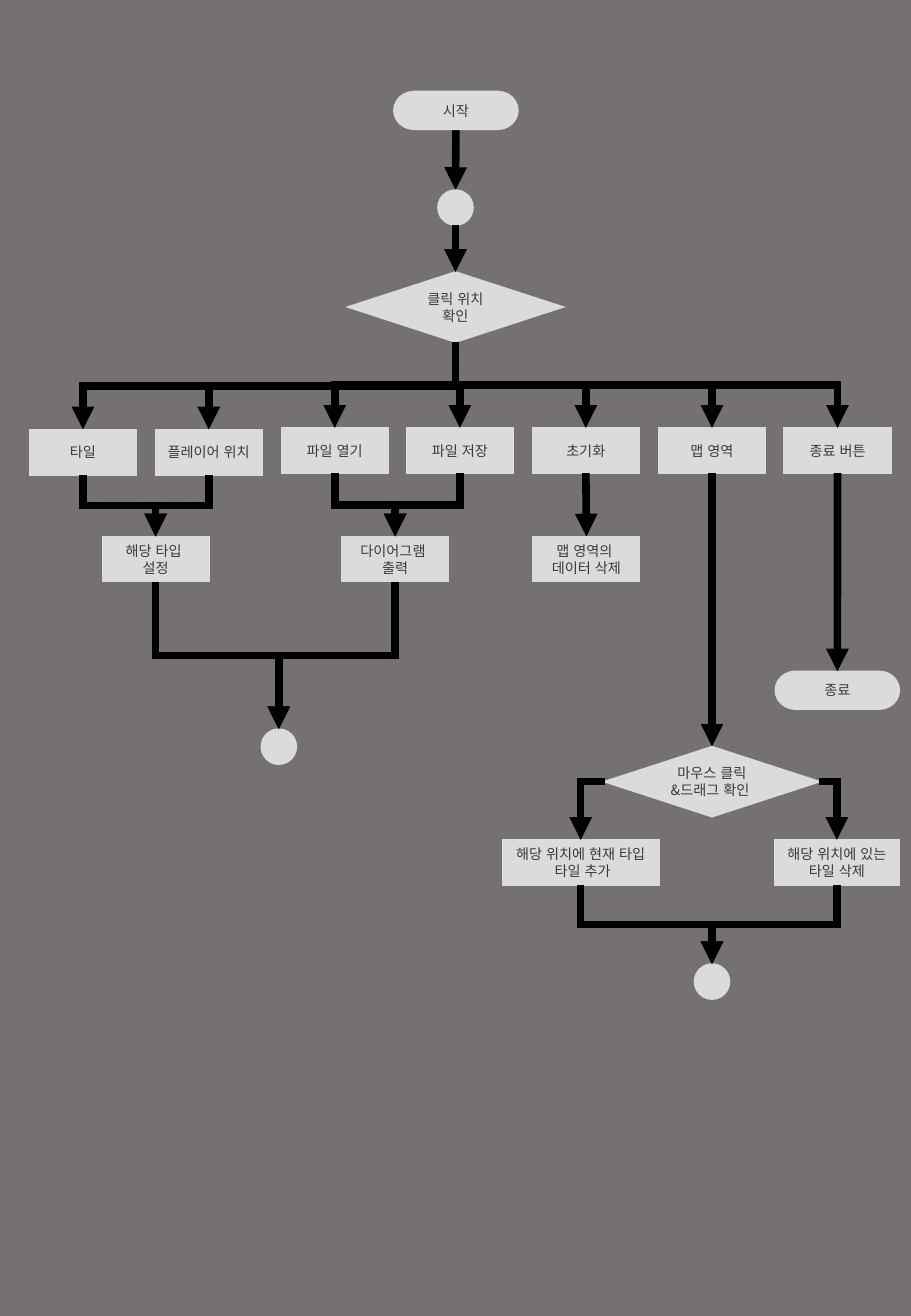
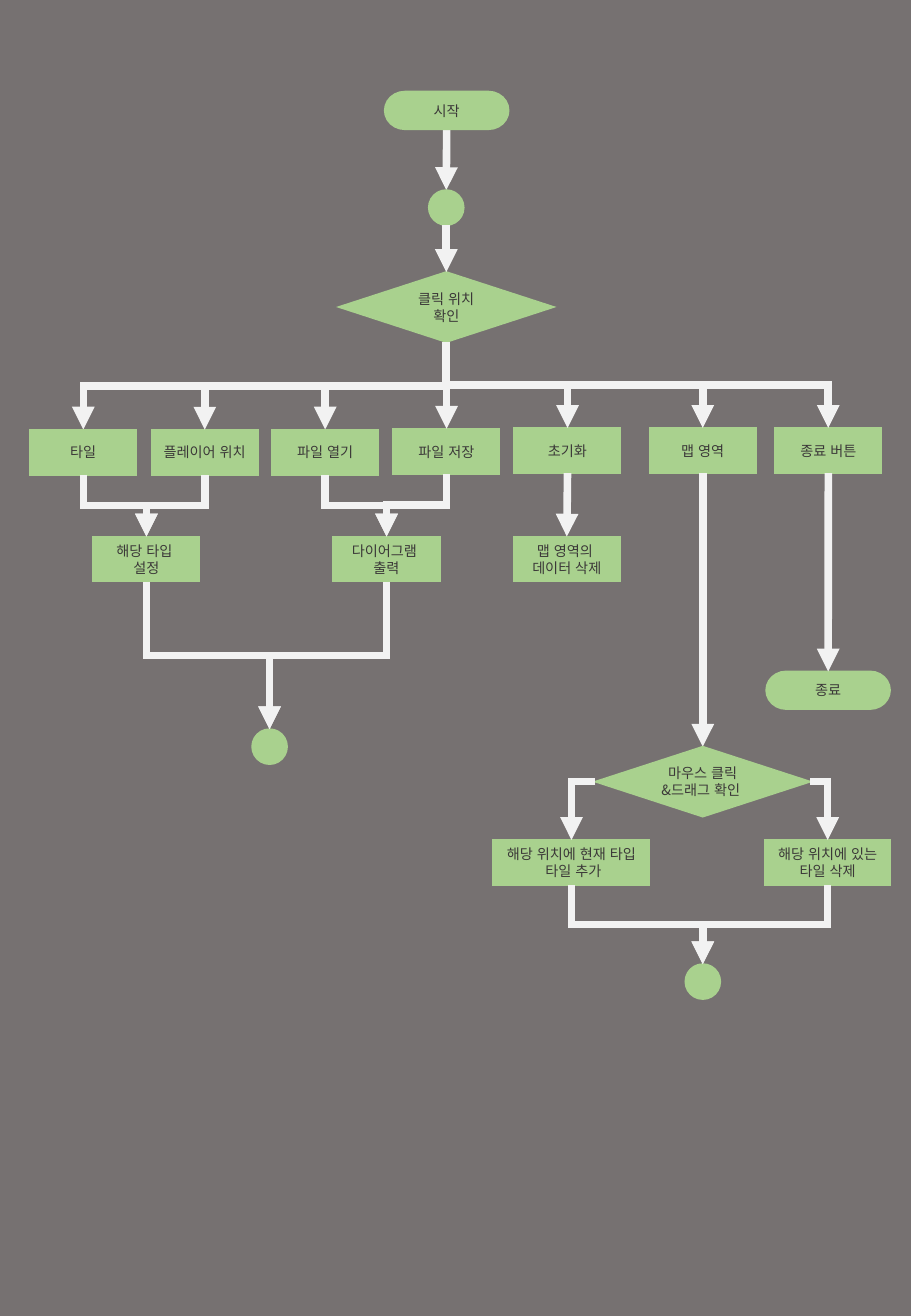
Before and after one commit to tireDep/InhaUniv_winAPI_Project, a slide deck: slide 3 of 발표 자료/최종 발표 자료/순서도.pptx. Drawn at 911x1316 pixels with LibreOffice and Linux fonts; fonts in the diff are those of the drawing. Boxes give left, top, right and bottom in pixels: in the first picture for what was removed or moved away, otherwise in the second. Text is boxed around its words. In the diff, an @@ line names an element or a change of style, - is before the commit and + after.

```diff
--- a/발표 자료/최종 발표 자료/순서도.pptx
+++ b/발표 자료/최종 발표 자료/순서도.pptx
@@ arrow (447, 129) - (446, 189): stroke #000000 4.5 pt to #F2F2F2 4.5 pt @@
@@ fill #DBDBDB to #A9D18E; outline #DBDBDB 1 pt to #A9D18E 1 pt in 19 elements at <box>30,430,137,475</box>, <box>152,430,259,475</box>, <box>339,272,554,343</box>, <box>385,91,509,129</box>, <box>94,537,200,582</box>, <box>650,428,757,473</box>, <box>333,537,440,582</box>, <box>766,672,890,709</box>, <box>775,428,882,473</box>, <box>595,747,810,817</box>, <box>493,841,650,885</box>, <box>765,841,890,885</box>, <box>272,430,379,475</box>, <box>394,429,500,474</box>, <box>514,428,621,473</box>, <box>514,537,621,582</box>, <box>253,729,288,764</box>, <box>685,964,720,1000</box>, <box>429,189,464,225</box> @@
@@ arrow (446, 225) - (446, 272): stroke #000000 4.5 pt to #F2F2F2 4.5 pt @@
@@ elbow arrow moved from (456, 343) - (83, 430) to (446, 343) - (84, 430) @@
@@ elbow arrow (446, 343) - (84, 430): stroke #000000 4.5 pt to #F2F2F2 4.5 pt @@
@@ elbow arrow moved from (456, 343) - (209, 430) to (446, 343) - (205, 430) @@
@@ elbow arrow (446, 343) - (205, 430): stroke #000000 4.5 pt to #F2F2F2 4.5 pt @@
@@ elbow arrow (446, 343) - (326, 430): stroke #000000 4.5 pt to #F2F2F2 4.5 pt @@
@@ 11 elbow arrows, 7 rectangles, 4 arrows, 3 ellipses, 2 diamonds, 2 pill shapes: place and size @@
-11 elbow arrows, 7 rectangles, 4 arrows, 3 ellipses, 2 diamonds, 2 pill shapes at <box>102,91,900,1000</box>
+11 elbow arrows, 7 rectangles, 4 arrows, 3 ellipses, 2 diamonds, 2 pill shapes at <box>94,91,890,1000</box>
@@ elbow arrow (446, 343) - (828, 428): stroke #000000 4.5 pt to #F2F2F2 4.5 pt @@
@@ elbow arrow (446, 343) - (703, 428): stroke #000000 4.5 pt to #F2F2F2 4.5 pt @@
@@ elbow arrow moved from (456, 343) - (585, 428) to (446, 343) - (567, 428) @@
@@ elbow arrow (446, 343) - (567, 428): stroke #000000 4.5 pt to #F2F2F2 4.5 pt @@
@@ elbow arrow (446, 343) - (447, 429): stroke #000000 4.5 pt to #F2F2F2 4.5 pt @@
@@ rectangle "파일 저장": place and size @@
-rectangle "파일 저장" at <box>407,428,514,473</box>
+rectangle "파일 저장" at <box>394,429,500,474</box>
@@ elbow arrow moved from (83, 475) - (155, 537) to (84, 475) - (147, 537) @@
@@ elbow arrow (84, 475) - (147, 537): stroke #000000 4.5 pt to #F2F2F2 4.5 pt @@
@@ elbow arrow moved from (209, 475) - (155, 537) to (205, 475) - (147, 537) @@
@@ elbow arrow (205, 475) - (147, 537): stroke #000000 4.5 pt to #F2F2F2 4.5 pt @@
@@ elbow arrow (326, 475) - (386, 537): stroke #000000 4.5 pt to #F2F2F2 4.5 pt @@
@@ elbow arrow moved from (460, 473) - (395, 537) to (447, 474) - (386, 537) @@
@@ elbow arrow (447, 474) - (386, 537): stroke #000000 4.5 pt to #F2F2F2 4.5 pt @@
@@ 2 rectangles, 1 arrow: place and size @@
-2 rectangles, 1 arrow at <box>533,428,640,582</box>
+2 rectangles, 1 arrow at <box>514,428,621,582</box>
@@ arrow (567, 473) - (567, 537): stroke #000000 4.5 pt to #F2F2F2 4.5 pt @@
@@ arrow (703, 473) - (703, 747): stroke #000000 4.5 pt to #F2F2F2 4.5 pt @@
@@ arrow (828, 473) - (828, 672): stroke #000000 4.5 pt to #F2F2F2 4.5 pt @@
@@ elbow arrow (147, 582) - (270, 729): stroke #000000 4.5 pt to #F2F2F2 4.5 pt @@
@@ elbow arrow (386, 582) - (270, 729): stroke #000000 4.5 pt to #F2F2F2 4.5 pt @@
@@ elbow arrow (595, 781) - (571, 841): stroke #000000 4.5 pt to #F2F2F2 4.5 pt @@
@@ elbow arrow (810, 781) - (827, 841): stroke #000000 4.5 pt to #F2F2F2 4.5 pt @@
@@ elbow arrow (571, 885) - (703, 964): stroke #000000 4.5 pt to #F2F2F2 4.5 pt @@
@@ elbow arrow (827, 885) - (703, 964): stroke #000000 4.5 pt to #F2F2F2 4.5 pt @@
```
Also in this commit, not shown: 2 other slides changed, 1 slide added, 58 other files.
